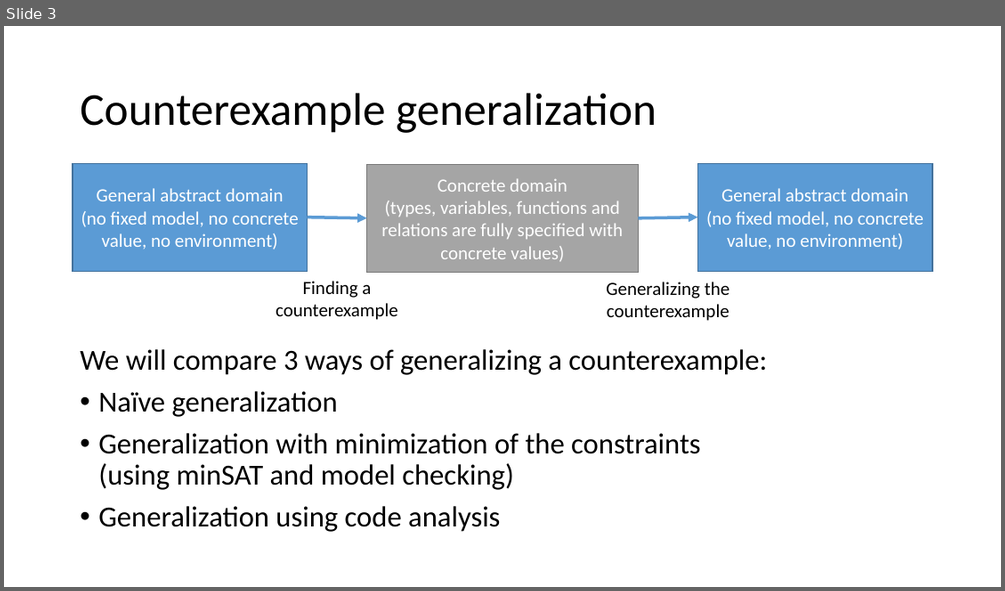
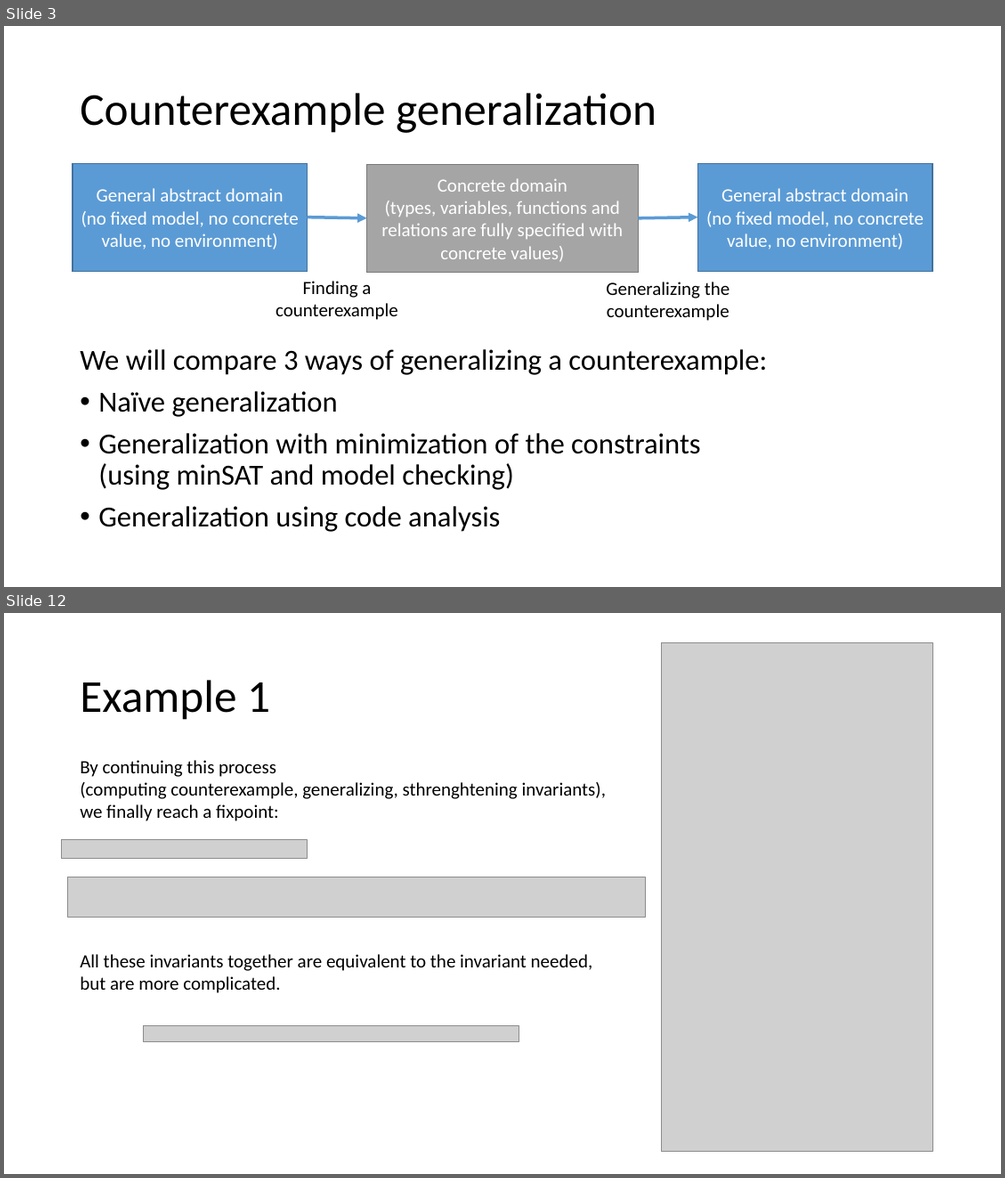
Before and after one commit to tjhance/ivy-research, a slide deck: invariant_synthesis/Invariant Synthesis.pptx. Shown one above the other, each under a label of ours: slide 3 before the commit, slides 3 and 12 after it; the slides between them are not shown. The pictures are 1005x591 and 1005x1178 pixels, drawn with LibreOffice and Linux fonts; fonts in the diff are those of the drawing; grey boxes stand for pictures. Boxes give left, top, right and bottom in pixels: in the first picture for what was removed or moved away, otherwise in the second. Text is boxed around its words. In the diff, an @@ line names an element or a change of style, - is before the commit and + after.

```diff
--- a/invariant_synthesis/Invariant Synthesis.pptx
+++ b/invariant_synthesis/Invariant Synthesis.pptx
@@ slide 12 added at (4, 613, 1001, 1174), background #FFFFFF @@
@@ picture added at (662, 643, 933, 1151) @@
@@ title added at (80, 680, 270, 720), 44 pt, text #000000 @@
+Example 1
@@ text added at (80, 760, 607, 821), 18 pt, text #000000 @@
+By continuing this process
+(computing counterexample, generalizing, sthrenghtening invariants),
+we finally reach a fixpoint:
@@ picture added at (62, 840, 307, 859) @@
@@ picture added at (67, 877, 645, 917) @@
@@ text added at (80, 954, 593, 993), 18 pt, text #000000 @@
+All these invariants together are equivalent to the invariant needed, but are more complicated.
@@ picture added at (143, 1026, 518, 1041) @@
```
Also in this commit, not shown: 3 slides changed, 12 other slides added, 4 slides removed, 2 other files.
